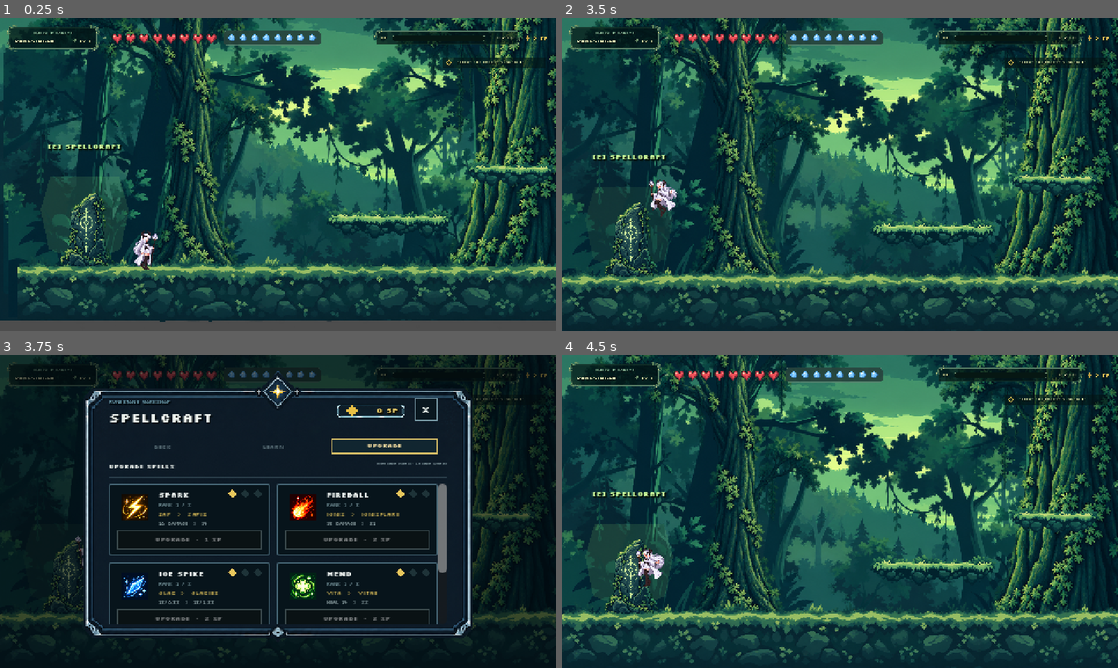
Above: before the commit, frames 1-4 (two rows, left to right).
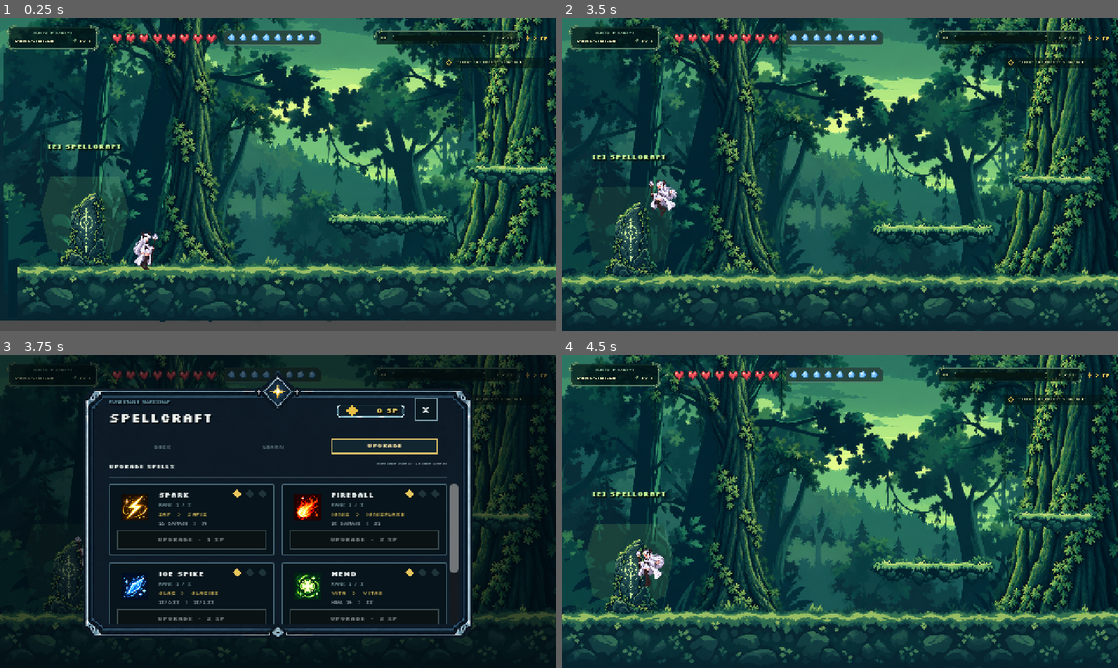
Above: after the commit, the same moments.

Repository: Eclipset13/fastcast
Game: Godot game, scene res://scenes/main.tscn
The game is run twice, just before and just after one commit, with the same random seed, the same clock (stepped at 60 frames per second) and the same inputs.
Inputs:
- Up to frame 1 (0.25 s): no input
- Up to frame 2 (3.5 s): tap Enter at 0.5 s; hold D 0.53-2.03 s; tap 0 at 0.6 s; tap Space at 0.77, 1.52, 3.02 s; tap 9 at 1.35 s; hold A from 2.03 s (still down); tap Z at 2.1 s; tap Shift at 2.85 s
- Up to frame 3 (3.75 s): keep holding A; tap E at 3.6 s
- Up to frame 4 (4.5 s): tap Space at 3.77 s; release A at 4.25 s; click "X" at 4.25 s

Frames 1-2 are identical in both runs. In frame 3, 3.5% of the frame differs, in the area x 27-83%, y 41-86%; in frame 4, nothing differs.

Commit message:
Move Spellcraft scrollbar outside card grid

Diff:
--- a/godot/scenes/ui/spellcraft_overlay.tscn
+++ b/godot/scenes/ui/spellcraft_overlay.tscn
@@ -227,13 +227,14 @@
 [node name="Scroll" type="ScrollContainer" parent="Root/Frame/Content"]
 layout_mode = 0
 offset_top = 74.0
-offset_right = 292.0
+offset_right = 302.0
 offset_bottom = 195.0
 horizontal_scroll_mode = 0
 
 [node name="List" type="GridContainer" parent="Root/Frame/Content/Scroll"]
-layout_mode = 2
-size_flags_horizontal = 3
+custom_minimum_size = Vector2(292, 0)
+layout_mode = 2
+size_flags_horizontal = 0
 columns = 2
 theme_override_constants/h_separation = 6
 theme_override_constants/v_separation = 6
